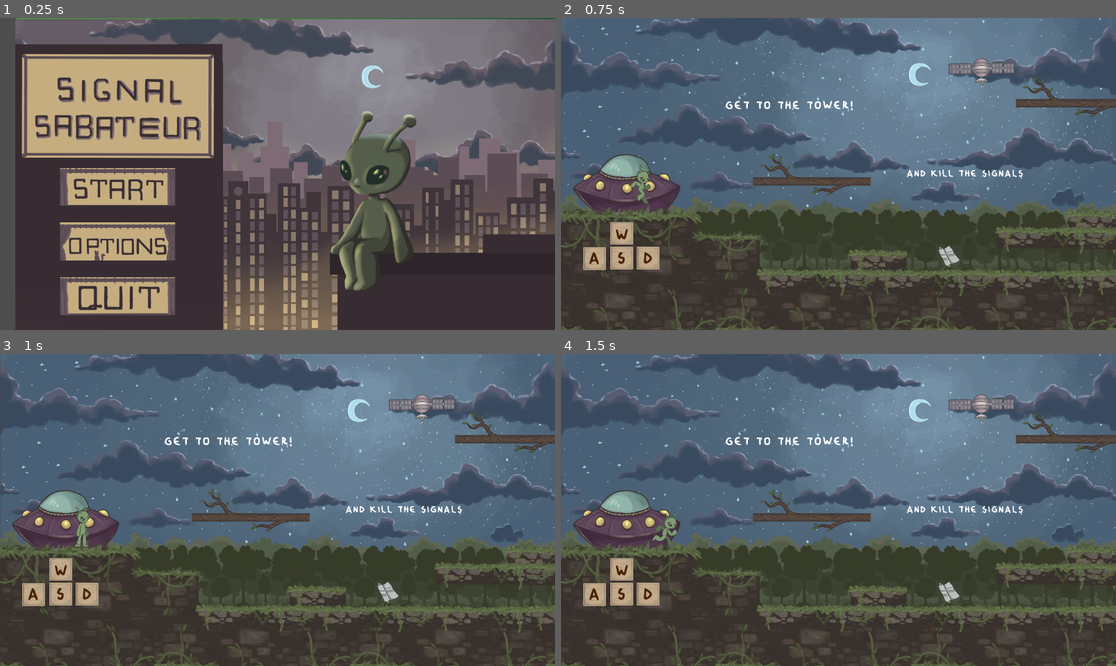
Above: before the commit, frames 1-4 (two rows, left to right).
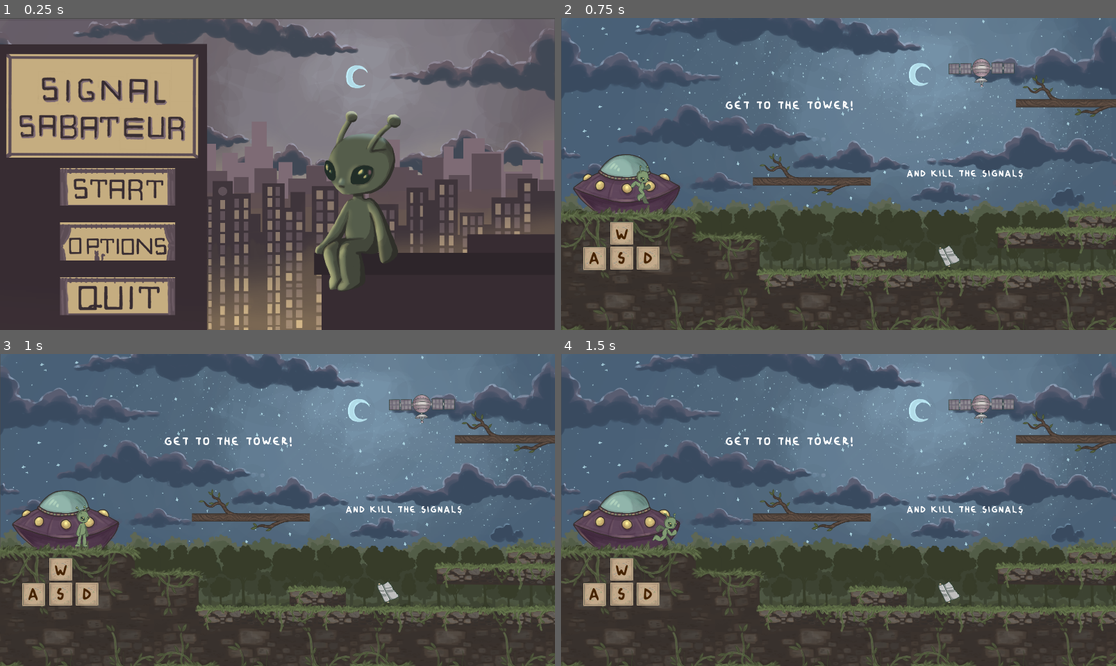
Above: after the commit, the same moments.

Repository: riotruija/EMMEMAA
Game: Godot game, scene res://scenes/main_menu.tscn
Same seed, same stepped clock (60 frames per second), same inputs: the game is played once before the commit and once after it. Sound files missing from this copy of the repository are replaced by a short silence.
Inputs (mouse positions are in pixels of both pictures, inside the frame that each line leads up to):
- Up to frame 1 (0.25 s): no input
- Up to frame 2 (0.75 s): click (677, 186) at 0.5 s
- Up to frame 3 (1 s): no input
- Up to frame 4 (1.5 s): tap Enter at 1.25 s; move the mouse to (960, 494) at 1.27 s; hold D (right) from 1.28 s (still down); tap Space (fire) at 1.35 s; click (960, 494) at 1.42 s

The runs differ from the first frame. In frame 1, 26% of the frame differs, in the area x 0-100%, y 0-100%; in frame 2, nothing differs; in frame 3, nothing differs; in frame 4, nothing differs.

Commit message:
pilt keskel jalle

Diff:
--- a/scenes/main_menu.tscn
+++ b/scenes/main_menu.tscn
@@ -62,6 +62,7 @@
 bus = &"Music"
 
 [node name="Background" type="Panel" parent="." unique_id=1623469943]
+visible = false
 modulate = Color(0.6858353, 0.68583524, 0.6858352, 1)
 layout_mode = 1
 anchors_preset = 15
@@ -74,7 +75,7 @@
 theme_override_styles/panel = SubResource("StyleBoxTexture_wu84c")
 
 [node name="StartScreen" type="Sprite2D" parent="." unique_id=460088991]
-position = Vector2(1012, 544)
+position = Vector2(958, 544)
 texture = ExtResource("4_5pajh")
 
 [node name="Main_buttons" type="VBoxContainer" parent="." unique_id=2035090464]
